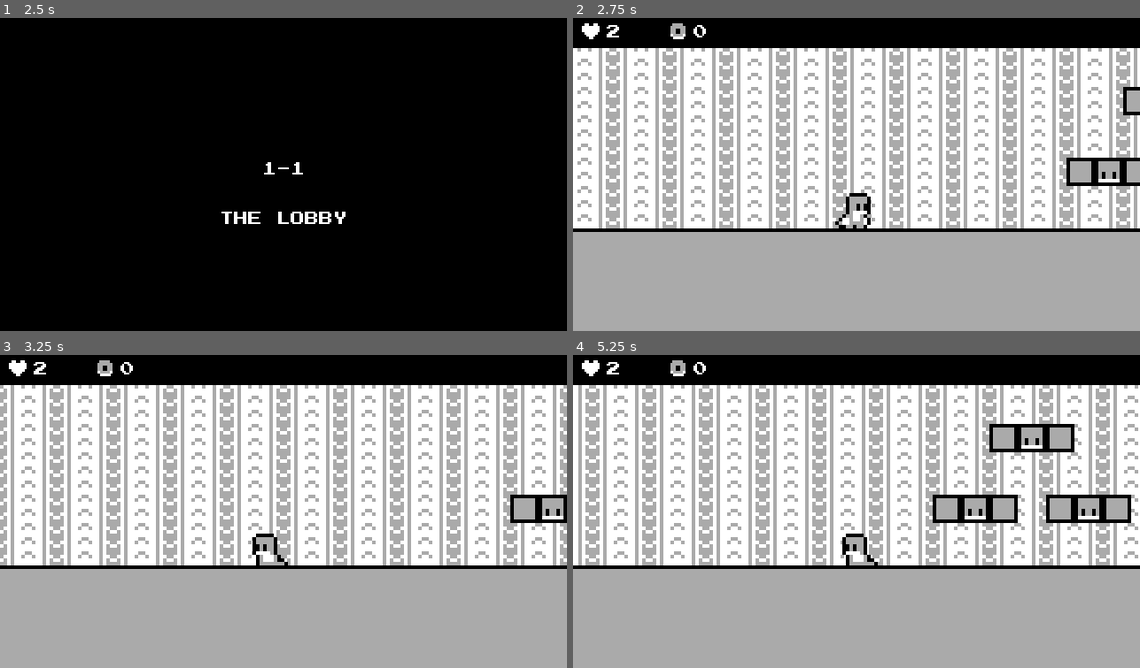
Above: before the commit, frames 1-4 (two rows, left to right).
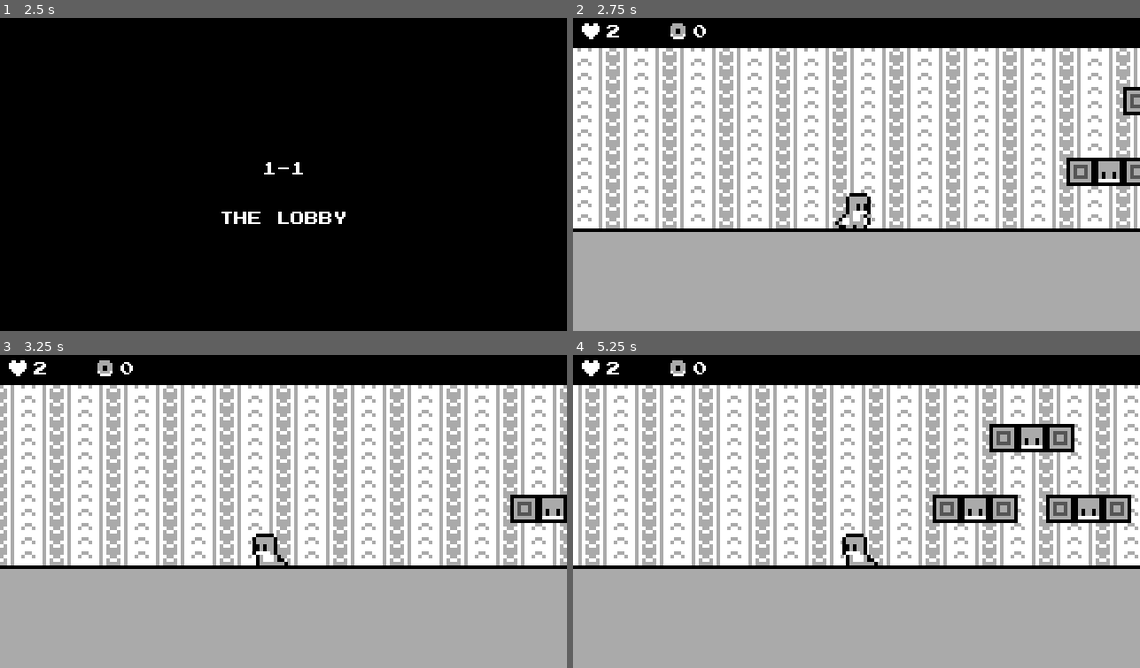
Above: after the commit, the same moments.

Repository: joshuayeee/lizardrooms
Game: Godot game, scene res://Scenes/main.tscn
Same seed, same stepped clock (60 frames per second), same inputs: the game is played once before the commit and once after it.
Inputs:
- Up to frame 1 (2.5 s): click "START" at 0.5 s; tap Enter at 1.25 s; hold X (run) 1.28-2.03 s; hold Right (right) from 1.28 s (still down); tap Z (jump) at 1.52, 2.27 s; tap Space at 2 s; tap X (run) at 2.1 s
- Up to frame 2 (2.75 s): keep holding Right (right)
- Up to frame 3 (3.25 s): release Right (right) at 2.78 s; hold Left (left) from 2.78 s (still down); hold X (run) from 2.78 s (still down)
- Up to frame 4 (5.25 s): release Left (left) at 3.53 s; release X (run) at 3.53 s; hold Right (right) 3.53-5.03 s; tap X (run) at 3.6, 5.1 s; tap Z (jump) at 3.77, 4.52 s; hold X (run) 4.28-5.03 s; hold Left (left) from 5.03 s (still down)

Frame 1 is identical in both runs. In frame 2, 0.2% of the frame differs, in the area x 88-100%, y 24-52%; in frame 3, less than 0.1%; in frame 4, 0.5%, in the area x 64-98%, y 24-52%.

Commit message:
fixed item and player z index problem

Diff:
--- a/Scenes/item_manager.tscn
+++ b/Scenes/item_manager.tscn
@@ -3,6 +3,7 @@
 [ext_resource type="Script" uid="uid://kw5cxqi44pq5" path="res://Scripts/item_manager.gd" id="1_u33us"]
 
 [node name="ItemManager" type="Node2D" unique_id=256143669]
+z_index = 2
 script = ExtResource("1_u33us")
 
 [node name="Foreground" type="Node2D" parent="." unique_id=710435581]
--- a/Scenes/player.tscn
+++ b/Scenes/player.tscn
@@ -462,6 +462,7 @@
 height = 40.0
 
 [node name="Player" type="CharacterBody2D" unique_id=1791348002]
+z_index = 2
 collision_layer = 2
 collision_mask = 16908
 platform_on_leave = 2
--- a/Scenes/special_box.tscn
+++ b/Scenes/special_box.tscn
@@ -122,7 +122,7 @@
 [node name="Sprite2D" type="Sprite2D" parent="." unique_id=262395323]
 scale = Vector2(4, 4)
 texture = ExtResource("1_7bkrm")
-hframes = 2
+hframes = 3
 
 [node name="CollisionShape2D" type="CollisionShape2D" parent="." unique_id=650776423]
 shape = SubResource("RectangleShape2D_jh5pk")
Binary file changed: Assets/Sprites/NormalBox.png
Not shown, changed: Assets/Sprites/NormalBox.png.import
Binary file changed: Assets/Sprites/SpecialBox.png
Not shown, changed: Assets/Sprites/SpecialBox.png.import
Not shown: 1 places in Scenes/normal_box.tscn that only renumber resources
Not shown: 1 places in Scenes/special_box.tscn that only renumber resources
